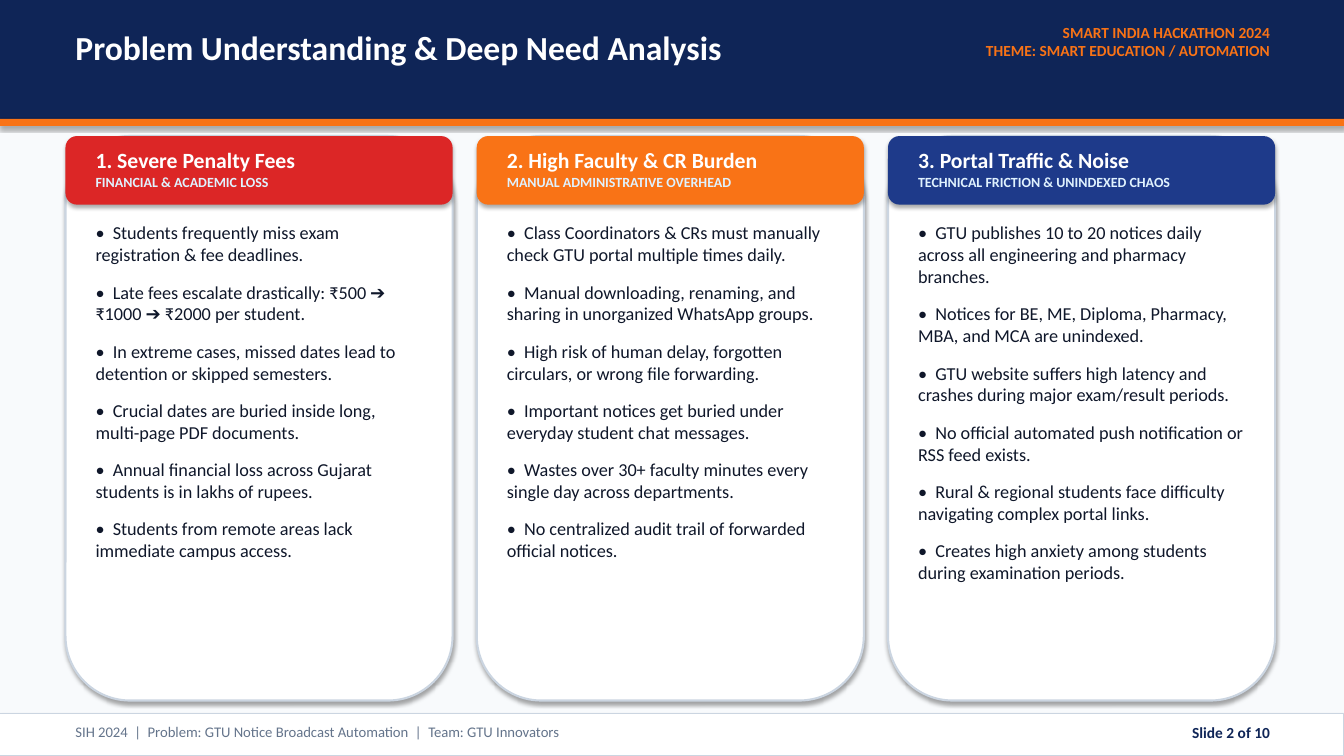
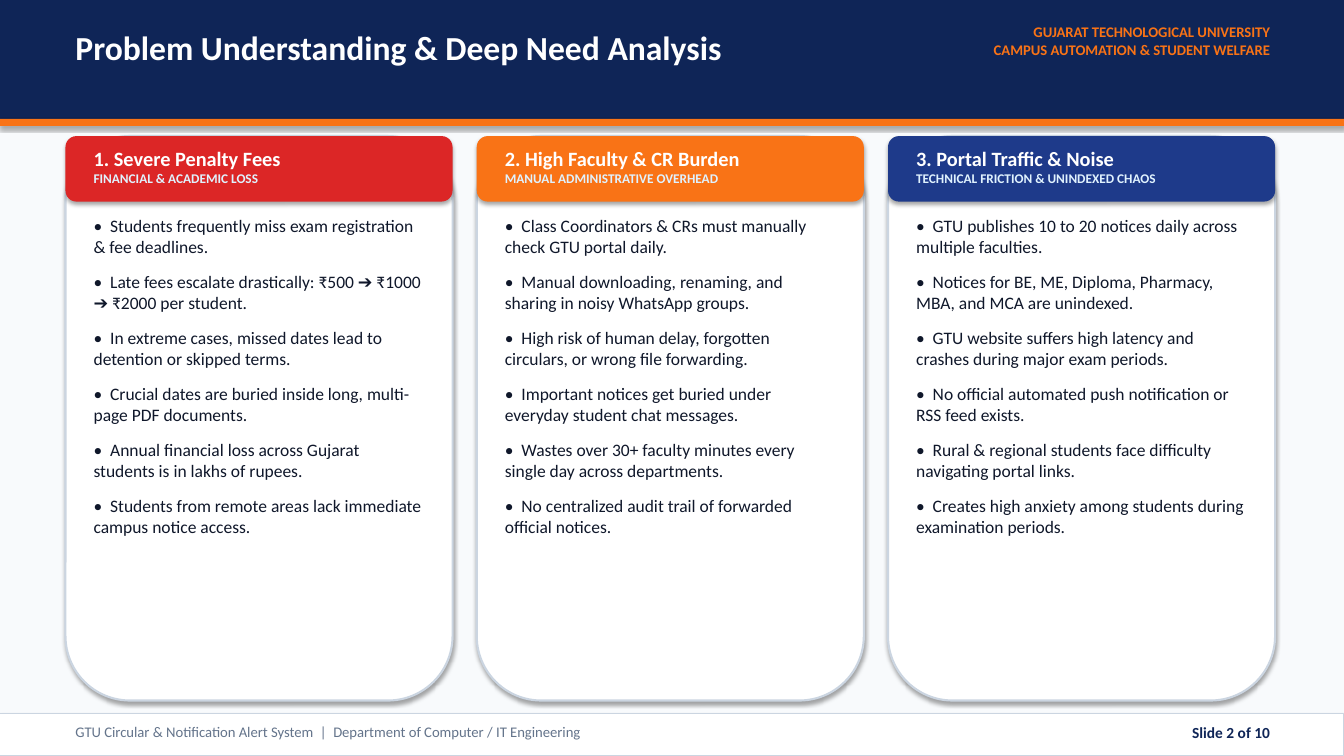
Before and after one commit to SMuhammad24/GTUAlertsystem, a slide deck: slide 2 of SIH2024_GTU_Alert_System_Presentation.pptx. Drawn at 1344x756 pixels with LibreOffice and Linux fonts; fonts in the diff are those of the drawing. Boxes give left, top, right and bottom in pixels: in the first picture for what was removed or moved away, otherwise in the second. Text is boxed around its words. In the diff, an @@ line names an element or a change of style, - is before the commit and + after.

```diff
--- a/SIH2024_GTU_Alert_System_Presentation.pptx
+++ b/SIH2024_GTU_Alert_System_Presentation.pptx
@@ text at [994, 27, 1270, 55]: text changed; size 11 to 10.5 pt @@
-SMART INDIA HACKATHON 2024
-THEME: SMART EDUCATION / AUTOMATION
+GUJARAT TECHNOLOGICAL UNIVERSITY
+CAMPUS AUTOMATION & STUDENT WELFARE
@@ text "1. Severe Penalty Fees" at [94, 151, 281, 183]: size 15.5 to 14.5 pt in "1. Severe Penalty Fees"; size 10 to 9.5 pt in "FINANCIAL & ACADEMIC LOSS" @@
@@ text "2. High Faculty & CR ..." at [505, 151, 739, 183]: size 15.5 to 14.5 pt in "2. High Faculty & CR Burden"; size 10 to 9.5 pt in "MANUAL ADMINISTRATIVE OVERHEAD" @@
@@ text "3. Portal Traffic & Noise" at [916, 151, 1155, 183]: size 15.5 to 14.5 pt in "3. Portal Traffic & Noise"; size 10 to 9.5 pt in "TECHNICAL FRICTION & UNINDEXED CHAOS" @@
@@ text at [94, 220, 420, 480]: size 13 to 12.5 pt in "• Students frequently miss exam registration & ...", "• Late fees escalate drastically: ₹500 ➔ ...", "• Crucial dates are buried inside long, ...", "• Annual financial loss across Gujarat students ..."; less space between paragraphs @@
@@ text at [505, 220, 806, 312]: text changed; size 13 to 12.5 pt @@
-• Class Coordinators & CRs must manually check GTU portal multiple times daily.
-• Manual downloading, renaming, and sharing in unorganized WhatsApp groups.
+• Class Coordinators & CRs must manually check GTU portal daily.
+• Manual downloading, renaming, and sharing in noisy WhatsApp groups.
@@ text at [916, 220, 1237, 256]: text changed; size 13 to 12.5 pt @@
-• GTU publishes 10 to 20 notices daily across all engineering and pharmacy branches.
+• GTU publishes 10 to 20 notices daily across multiple faculties.
@@ text at [916, 276, 1244, 536]: size 13 to 12.5 pt in "• Notices for BE, ME, Diploma, Pharmacy, ...", "• No official automated push notification or ...", "• Creates high anxiety among students during ..."; less space between paragraphs @@
@@ text at [94, 332, 382, 368]: text changed; size 13 to 12.5 pt @@
-• In extreme cases, missed dates lead to detention or skipped semesters.
+• In extreme cases, missed dates lead to detention or skipped terms.
@@ text at [505, 332, 795, 533]: size 13 to 12.5 pt in "• High risk of human delay, forgotten ...", "• Important notices get buried under everyday ...", "• Wastes over 30+ faculty minutes every ...", "• No centralized audit trail of forwarded ..."; less space between paragraphs @@
@@ text at [916, 332, 1194, 368]: text changed; size 13 to 12.5 pt @@
-• GTU website suffers high latency and crashes during major exam/result periods.
+• GTU website suffers high latency and crashes during major exam periods.
@@ text at [916, 444, 1211, 480]: text changed; size 13 to 12.5 pt @@
-• Rural & regional students face difficulty navigating complex portal links.
+• Rural & regional students face difficulty navigating portal links.
@@ text at [94, 500, 421, 536]: text changed; size 13 to 12.5 pt @@
-• Students from remote areas lack immediate campus access.
+• Students from remote areas lack immediate campus notice access.
@@ text at [75, 727, 580, 740]: text changed @@
-SIH 2024 | Problem: GTU Notice Broadcast Automation | Team: GTU Innovators
+GTU Circular & Notification Alert System | Department of Computer / IT Engineering
```
Also in this commit, not shown: 9 other slides changed, 1 other file.
